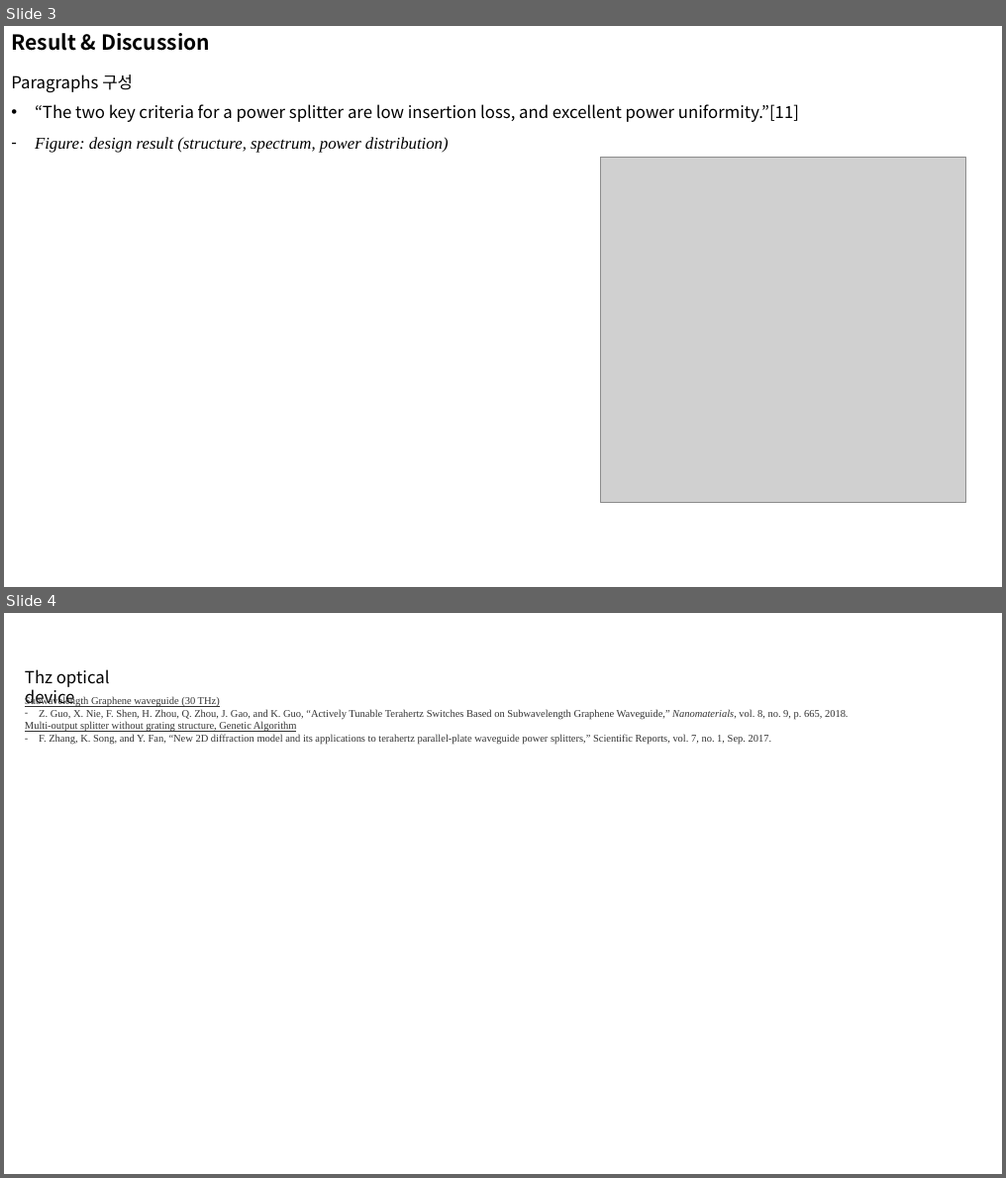
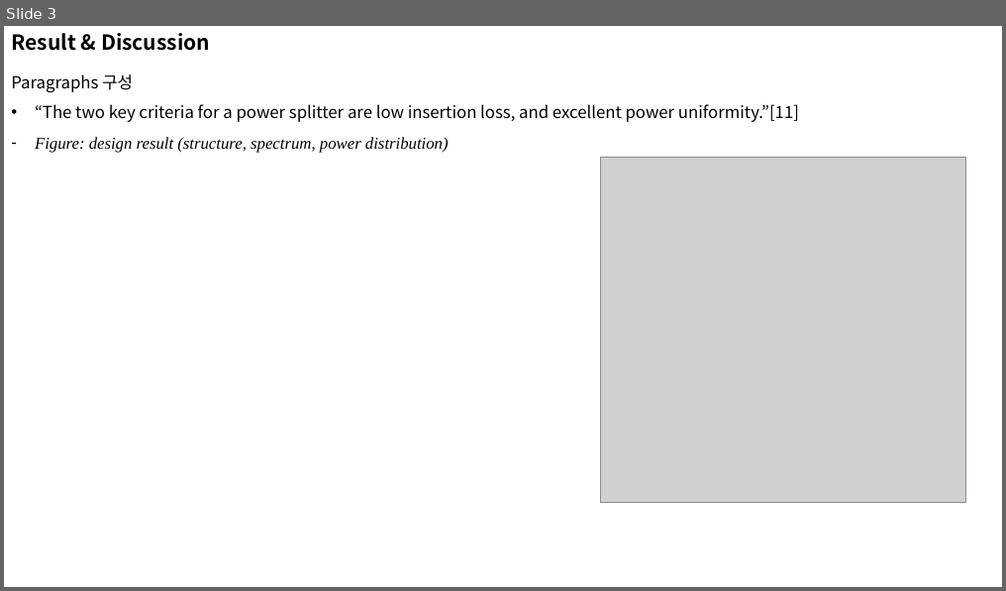
Before and after one commit to jglee96/NBTP_Lab, a slide deck: 개인/석사학위논문/Manuscript Preparation.pptx. Shown one above the other, each under a label of ours: slides 3 and 4 before the commit, slide 3 after it. The pictures are 1006x1178 and 1006x591 pixels, drawn with LibreOffice and Linux fonts; fonts in the diff are those of the drawing; grey boxes stand for pictures. Boxes give left, top, right and bottom in pixels: in the first picture for what was removed or moved away, otherwise in the second. Text is boxed around its words. In the diff, an @@ line names an element or a change of style, - is before the commit and + after.

```diff
--- a/개인/석사학위논문/Manuscript Preparation.pptx
+++ b/개인/석사학위논문/Manuscript Preparation.pptx
@@ slide 4 removed at (4, 613, 1002, 1174), background #FFFFFF @@
@@ text removed at (25, 669, 110, 707) @@
-Thz optical device
@@ text removed at (25, 696, 848, 745) @@
-Subwavelength Graphene waveguide (30 THz)
-– Z. Guo, X. Nie, F. Shen, H. Zhou, Q. Zhou, J. Gao, and K. Guo, “Actively Tunable Terahertz Switches Based on Subwavelength Graphene Waveguide,” Nanomaterials, vol. 8, no. 9, p. 665, 2018.
-Multi-output splitter without grating structure, Genetic Algorithm
-– F. Zhang, K. Song, and Y. Fan, “New 2D diffraction model and its applications to terahertz parallel-plate waveguide power splitters,” Scientific Reports, vol. 7, no. 1, Sep. 2017.
```
Also in this commit, not shown: 2 slides changed, 16 other files.
